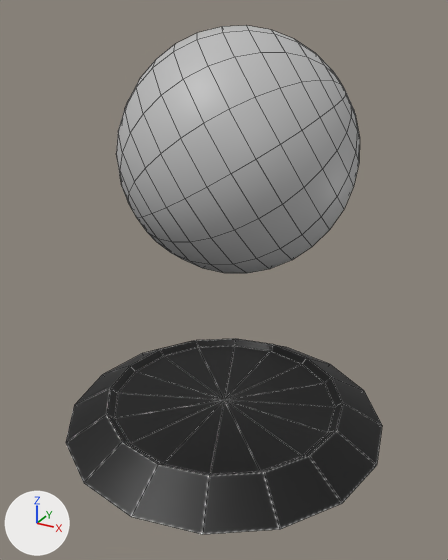
A saved change to the FBX model Keng/Models/Shocker/Shocker_Idle._Lv2.fbx.
Camera for both pictures: a 50 mm lens placed at (256.0, -466.0, 409.0), pointed at (3.0, -7.0, 180.0). Lighting does not change. The marker at lower left points along +X, +Y and +Z. Both versions are drawn at frame 9 of the action 'Take 001'; the numbers are the values there. Mesh edges are drawn as thin lines.

In view in the first picture: 'Shocker_EnergyBall_Geo', 'Shocker_Stand_Geo'.
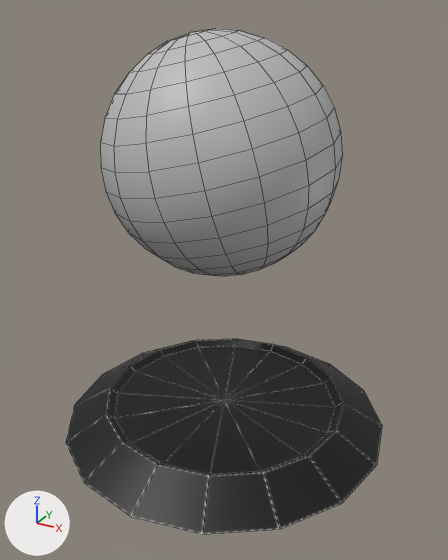
Boxes [x1, y1, x2, y2] around the edits, measured in the pictures (448 x 560 px):
'Shocker_EnergyBall_Geo', moved
    before: [116, 25, 360, 273]
    after: [100, 29, 342, 276]

Edits to the bpy script that builds the scene:
```text
Change ob_shocker_energyball_geo:
    ob_shocker_energyball_geo.location: (1002.0, 29416.0, -529.6) -> (-272.5, 29158.0, 136.6)
```
